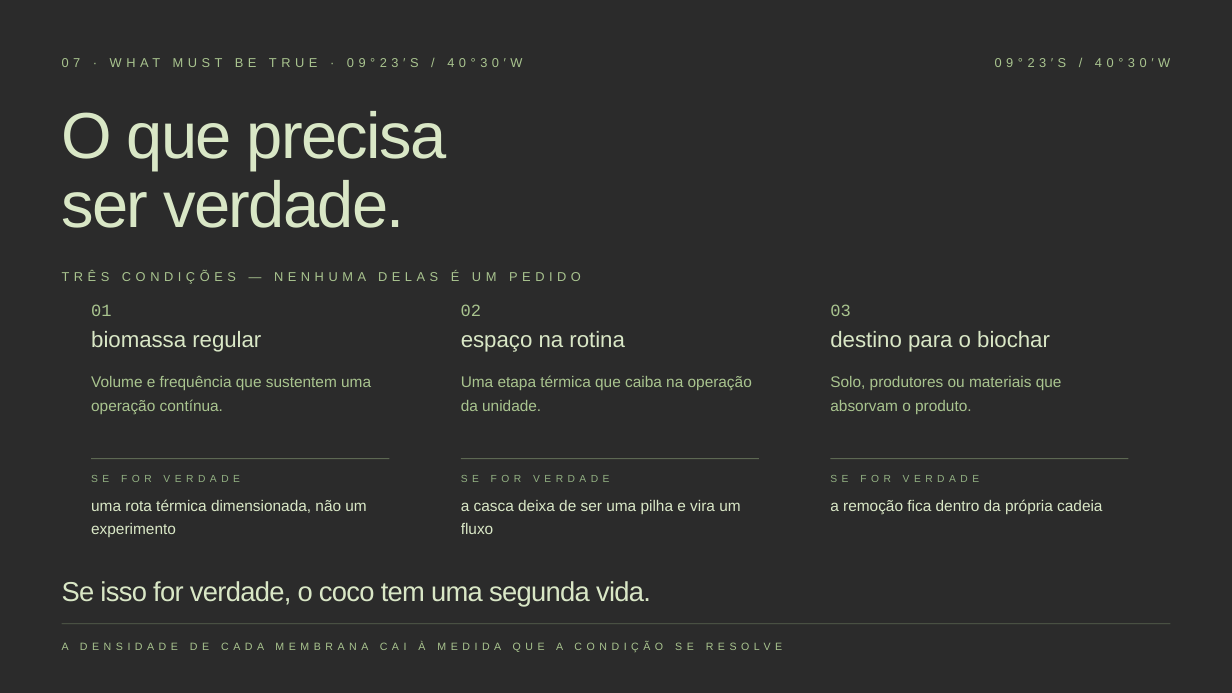
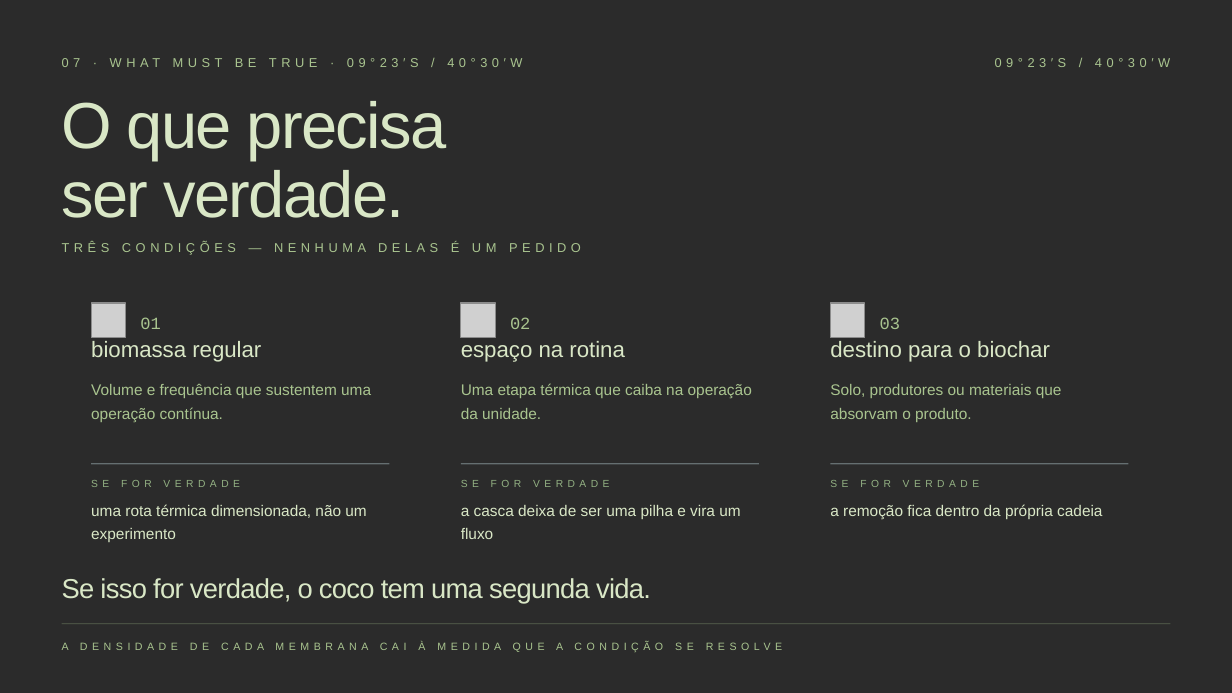
Before and after one commit to lubritto-hub/clipping, a slide deck: slide 7 of deck/pepsico-petrolina-porque.pptx. Drawn at 1232x693 pixels with LibreOffice and Linux fonts; fonts in the diff are those of the drawing; grey boxes stand for pictures; background and template pictures are left out; a plain dark background stands for a picture behind light text. Boxes give left, top, right and bottom in pixels: in the first picture for what was removed or moved away, otherwise in the second. Text is boxed around its words. In the diff, an @@ line names an element or a change of style, - is before the commit and + after.

```diff
--- a/deck/pepsico-petrolina-porque.pptx
+++ b/deck/pepsico-petrolina-porque.pptx
@@ text "O que precisa" moved from (x1=62, y1=111, x2=447, y2=228) to (x1=62, y1=101, x2=447, y2=218) @@
@@ text "TRÊS CONDIÇÕES — NENHUMA DELAS ..." moved from (x1=62, y1=271, x2=581, y2=284) to (x1=62, y1=241, x2=581, y2=254) @@
@@ picture added at (x1=91, y1=303, x2=126, y2=338) @@
@@ picture added at (x1=461, y1=303, x2=495, y2=338) @@
@@ picture added at (x1=830, y1=303, x2=865, y2=338) @@
@@ 3 texts moved together from (x1=91, y1=304, x2=850, y2=316) to (x1=140, y1=317, x2=900, y2=329) @@
@@ 3 texts moved together from (x1=91, y1=331, x2=1050, y2=352) to (x1=91, y1=341, x2=1050, y2=362) @@
@@ text "Volume e frequência que sustentem ..." moved from (x1=91, y1=376, x2=371, y2=414) to (x1=91, y1=384, x2=371, y2=422) @@
@@ text "Uma etapa térmica que caiba ..." moved from (x1=461, y1=375, x2=752, y2=411) to (x1=461, y1=383, x2=752, y2=419) @@
@@ text "Solo, produtores ou materiais que ..." moved from (x1=830, y1=376, x2=1062, y2=414) to (x1=830, y1=384, x2=1062, y2=422) @@
@@ 6 texts, 3 rectangles moved together from (x1=91, y1=458, x2=1129, y2=537) to (x1=91, y1=463, x2=1129, y2=542) @@
@@ fill #A9C48F at 40% opacity to #7E8C90 at 70% opacity in 3 elements at (x1=461, y1=463, x2=759, y2=464), (x1=830, y1=463, x2=1129, y2=464), (x1=91, y1=463, x2=389, y2=464) @@
```
Also in this commit, not shown: 6 other slides changed, 7 other files.
